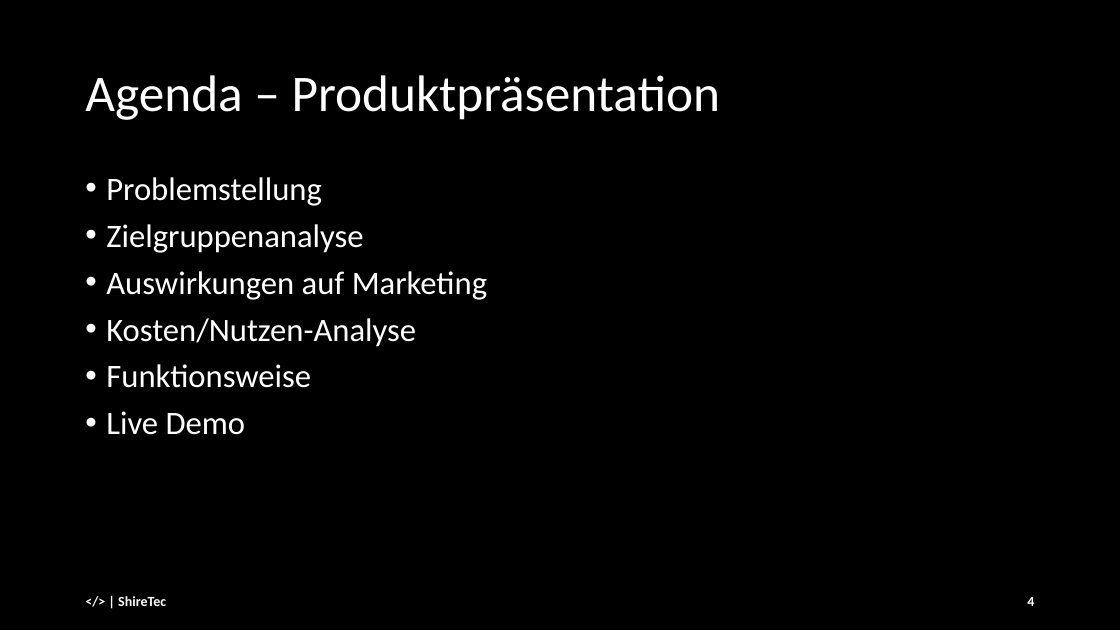
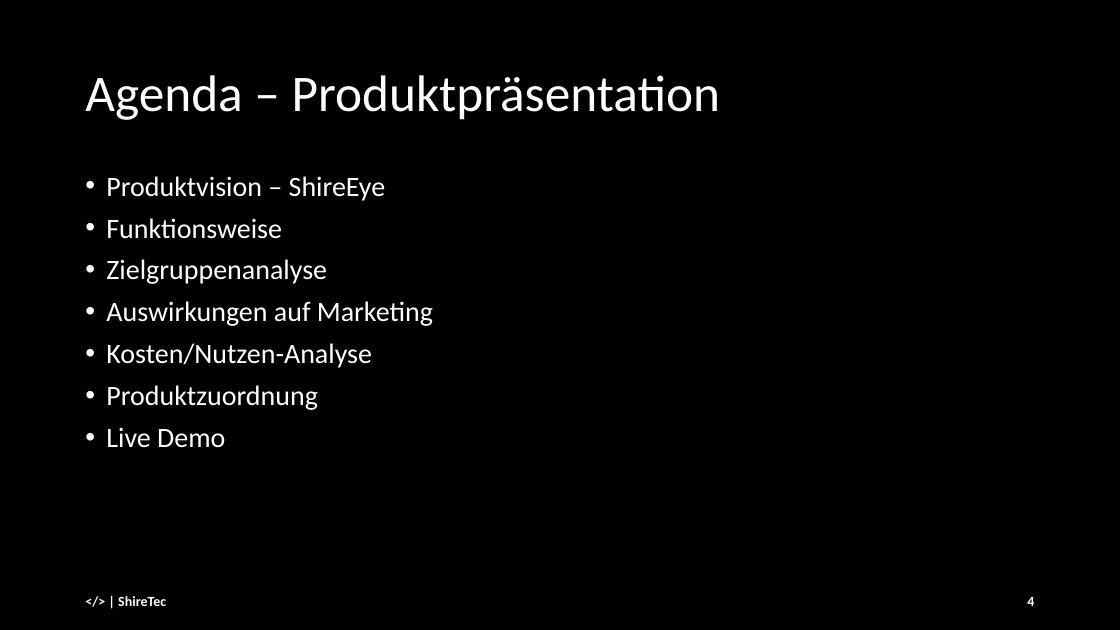
Before and after one commit to andre-anan-gilbert/Real-time-Facial-Age-and-Emotion-Recognition, a slide deck: slide 4 of docs/Final_Presentation_25_01_ [Autosaved].pptx. Drawn at 1120x630 pixels with LibreOffice and Linux fonts; fonts in the diff are those of the drawing. Boxes give left, top, right and bottom in pixels: in the first picture for what was removed or moved away, otherwise in the second. Text is boxed around its words. In the diff, an @@ line names an element or a change of style, - is before the commit and + after.

```diff
--- a/docs/Final_Presentation_25_01_ [Autosaved].pptx
+++ b/docs/Final_Presentation_25_01_ [Autosaved].pptx
@@ text at box(106, 176, 386, 239): text changed; size 28 to 24 pt @@
-• Problemstellung
+• Produktvision – ShireEye
+• Funktionsweise
@@ text at box(106, 259, 433, 448): size 28 to 24 pt in "Zielgruppenanalyse", "Auswirkungen auf Marketing", "Kosten/Nutzen-Analyse", "Live Demo" @@
@@ text at box(106, 385, 318, 410): text changed; size 28 to 24 pt @@
-• Funktionsweise
+• Produktzuordnung
```
Also in this commit, not shown: 18 other slides changed, 7 slides added, 1 slide removed.
